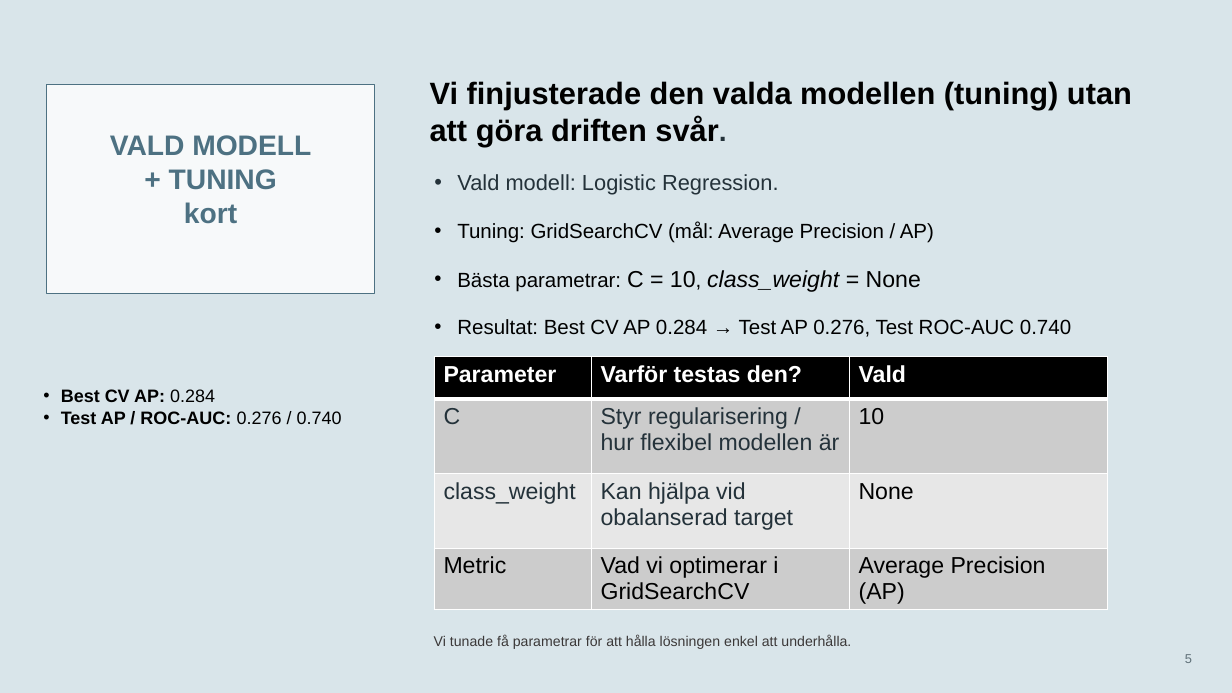
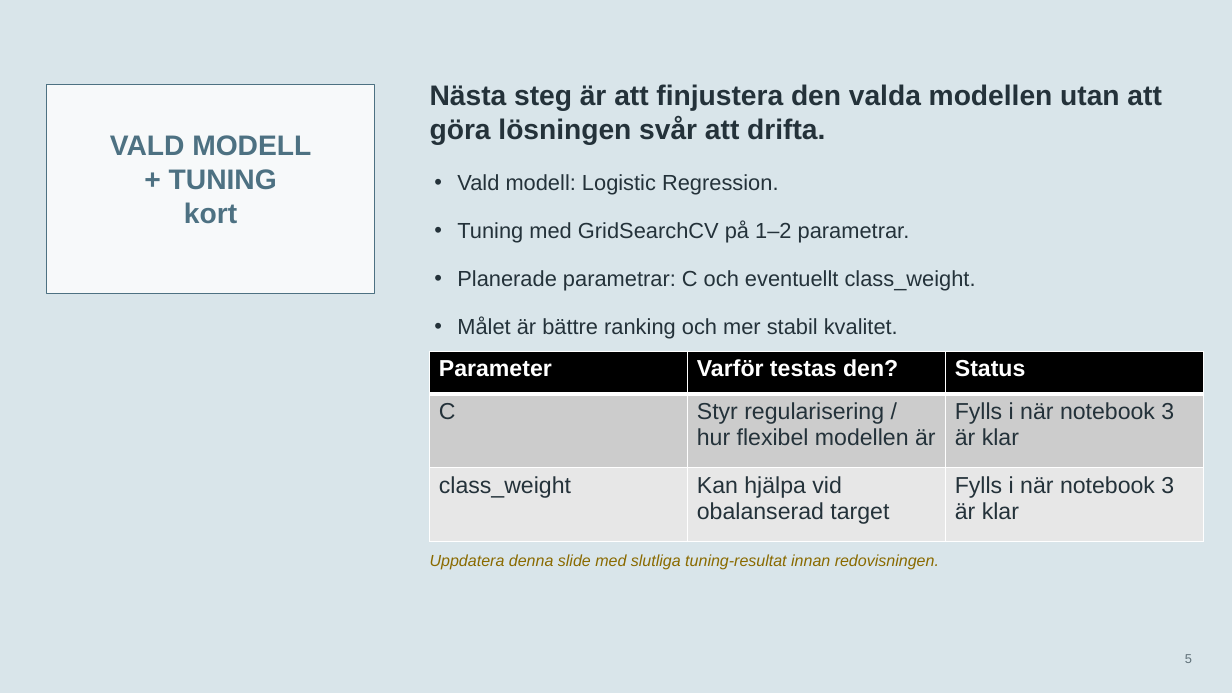
Before and after one commit to janekrajt-tech/Gruppuppgift-ML-, a slide deck: slide 5 of marketplace_safety_slides.pptx. Drawn at 1232x693 pixels with LibreOffice and Linux fonts; fonts in the diff are those of the drawing. Boxes give left, top, right and bottom in pixels: in the first picture for what was removed or moved away, otherwise in the second. Text is boxed around its words. In the diff, an @@ line names an element or a change of style, - is before the commit and + after.

Commit message:
Update presentation slides

```diff
--- a/marketplace_safety_slides.pptx
+++ b/marketplace_safety_slides.pptx
@@ text at (430,84,1161,145): text changed; size 24 to 22 pt; text colour #000000 to #24323A @@
-Vi finjusterade den valda modellen (tuning) utan att göra driften svår.
+Nästa steg är att finjustera den valda modellen utan att göra lösningen svår att drifta.
@@ text at (457,221,910,243): text changed; size 16 to 17 pt; text colour #000000 to #24323A @@
-• Tuning: GridSearchCV (mål: Average Precision / AP)
+• Tuning med GridSearchCV på 1–2 parametrar.
@@ text at (457,270,976,291): text changed; size 18 to 17 pt; text colour #000000 to #24323A @@
-• Bästa parametrar: C = 10, class_weight = None
+• Planerade parametrar: C och eventuellt class_weight.
@@ text at (457,317,898,339): text changed; size 16 to 17 pt; text colour #000000 to #24323A @@
-• Resultat: Best CV AP 0.284 → Test AP 0.276, Test ROC-AUC 0.740
+• Målet är bättre ranking och mer stabil kvalitet.
@@ table at (430,351,1203,542) @@
-row 1: Parameter | Varför testas den? | Vald
-row 2: C | Styr regularisering / hur flexibel modellen är | 10
-row 3: class_weight | Kan hjälpa vid obalanserad target | None
-row 4: Metric | Vad vi optimerar i GridSearchCV | Average Precision (AP)
+row 1: Parameter | Varför testas den? | Status
+row 2: C | Styr regularisering / hur flexibel modellen är | Fylls i när notebook 3 är klar
+row 3: class_weight | Kan hjälpa vid obalanserad target | Fylls i när notebook 3 är klar
@@ table: place and size @@
-table at (434,357,1107,614)
+table at (430,351,1203,542)
@@ text removed at (61,389,342,424) @@
-• Best CV AP: 0.284
-• Test AP / ROC-AUC: 0.276 / 0.740
@@ text at (430,554,939,570): text changed; size 11 to 12.5 pt; text colour #3B3838 to #8A6A00; italic on @@
-Vi tunade få parametrar för att hålla lösningen enkel att underhålla.
+Uppdatera denna slide med slutliga tuning-resultat innan redovisningen.
```
Also in this commit, not shown: 4 other slides changed.
